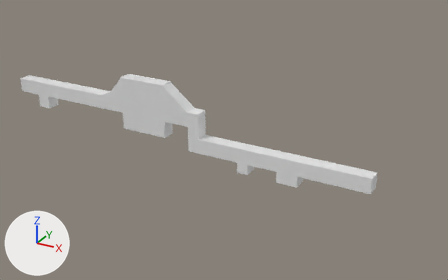
An edit to the FBX model Assets/Models/_level_models/tutorialLayout.fbx, drawn before and after from the same camera.
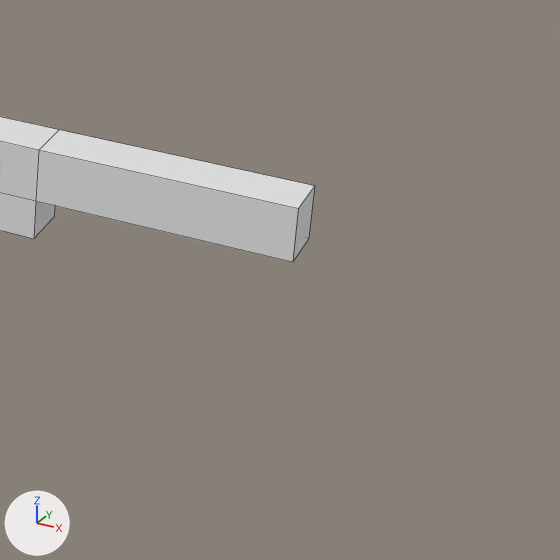
Each version is shown whole from a 50 mm camera at (124.4, -307.8, 165.3) aimed at (-47.9, 5.4, 8.7), then close up on the part from 64% to 100% of the width and 43% to 100% of the height. The lights are fixed; the arrows at lower left show +X, +Y and +Z. The close-ups show mesh edges as thin lines.
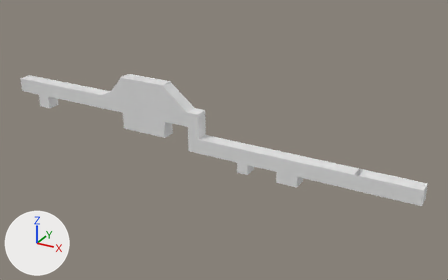
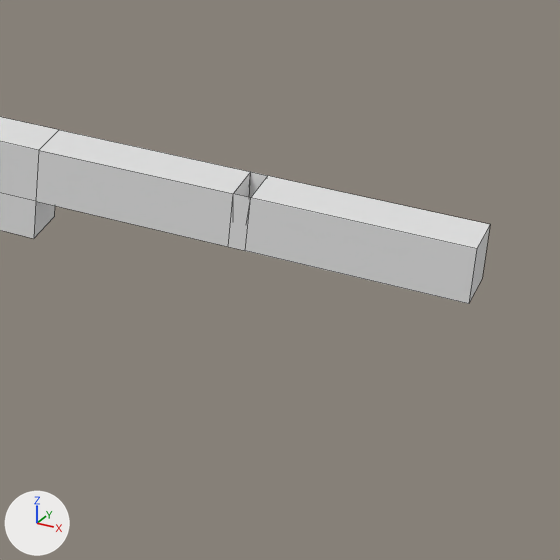
What differs and where, as boxes [x1, y1, x2, y2] in the close-ups (560 x 560 px):
'Cube', reshaped: before [0, 117, 315, 262]; after [0, 117, 490, 304]
part 1 of me_cube, built on: before [36, 130, 315, 262]; after [36, 130, 490, 304]

The edits, one by one:
me_cube is used by ob_cube; location (0.0, 0.0, 0.0).
me_cube had 84 vertices, 82 faces and spanned x -209.0..50.0, y -4.0..4.0, z -7.0..42.0.
me_cube now has 96 vertices, 94 faces and spans x -209.0..77.0, y -4.0..4.0, z -7.0..42.0.
Part 1, on me_cube:
4 faces are deleted.
4 vertices in x 50.0, y -4.0..4.0, z 0.0..10.0 move by (27.0, 0.0, 0.0).
12 vertices are added at x 39.0..42.0, y -4.0..4.0, z 0.0..10.0.
16 new faces join them.
